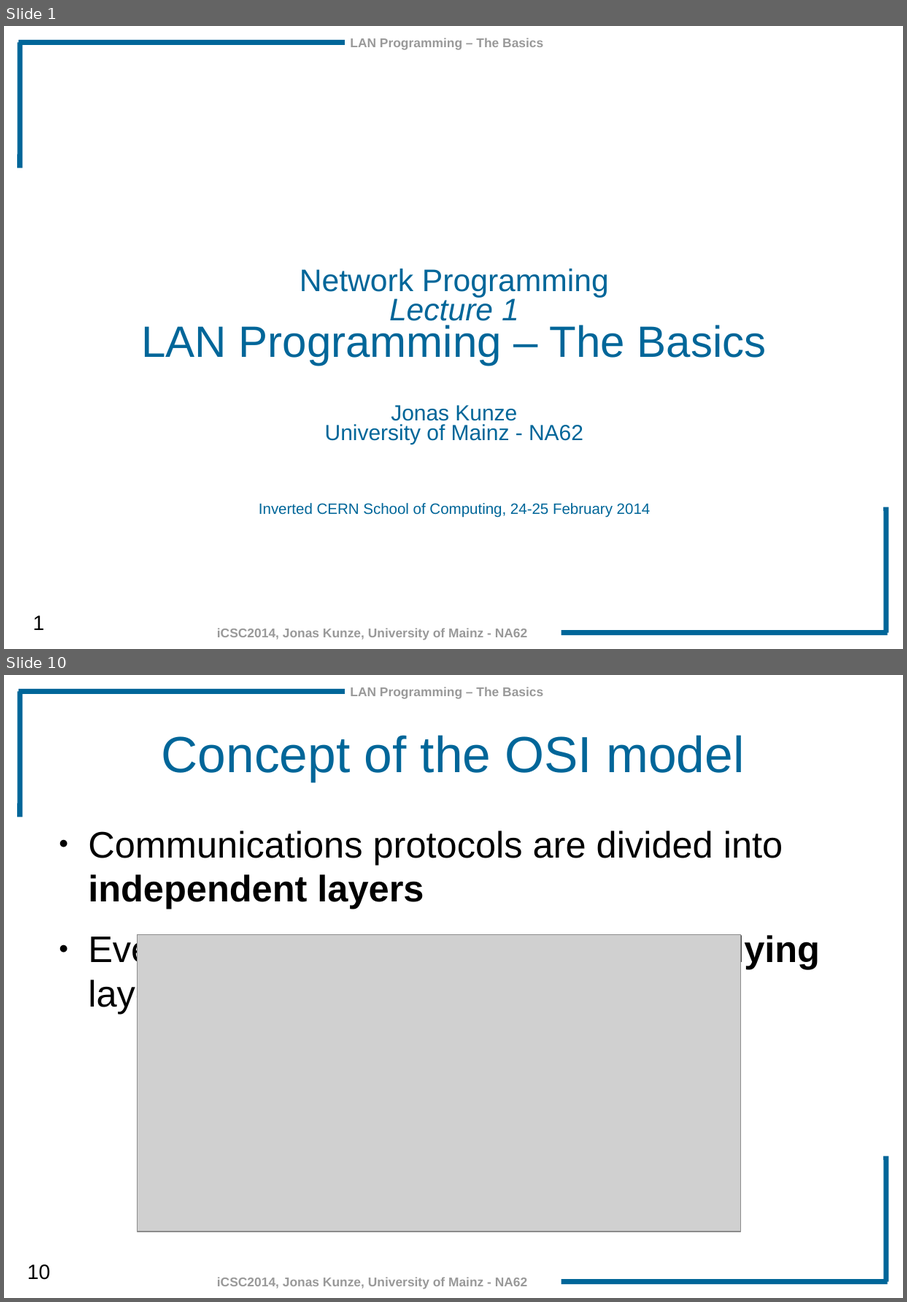
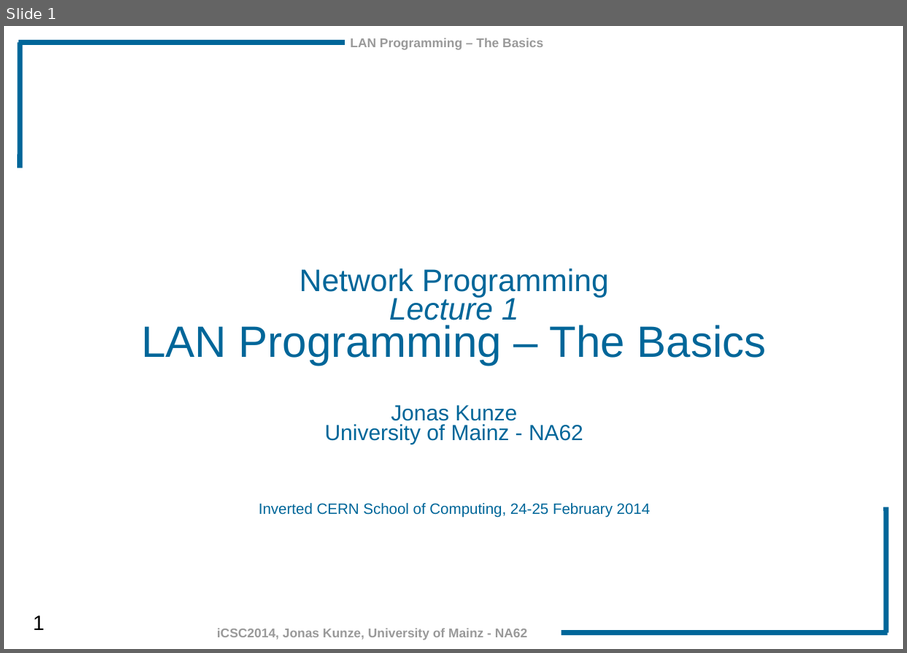
Before and after one commit to JonasKunze/icsc2014, a slide deck: iCSC-2014-LAN_Programming_Basics.odp. Shown one above the other, each under a label of ours: slides 1 and 10 before the commit, slide 1 after it; the slides between them are not shown. The pictures are 907x1302 and 907x653 pixels, drawn with LibreOffice and Linux fonts; fonts in the diff are those of the drawing; grey boxes stand for pictures; background and template pictures are left out. Boxes give left, top, right and bottom in pixels: in the first picture for what was removed or moved away, otherwise in the second. Text is boxed around its words. In the diff, an @@ line names an element or a change of style, - is before the commit and + after.

```diff
--- a/iCSC-2014-LAN_Programming_Basics.odp
+++ b/iCSC-2014-LAN_Programming_Basics.odp
@@ slide 10 removed at (x1=4, y1=675, x2=903, y2=1298), background #FFFFFF; not listed: 7 template elements that a slide beside it also shows @@
@@ title removed at (x1=162, y1=735, x2=744, y2=782) @@
-Concept of the OSI model
@@ text removed at (x1=88, y1=830, x2=820, y2=1014) @@
-● Communications protocols are divided into independent layers
-● Every layer offers a service to the overlying layer
@@ picture removed at (x1=138, y1=935, x2=741, y2=1231) @@
```
Also in this commit, not shown: 5 slides changed, 2 slides added, 25 other slides removed, 4 other files.
